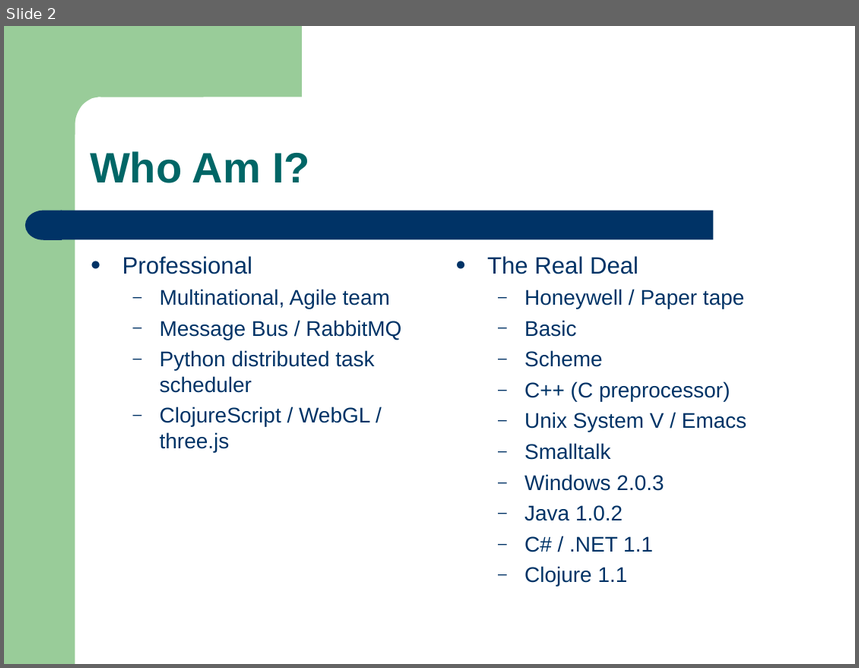
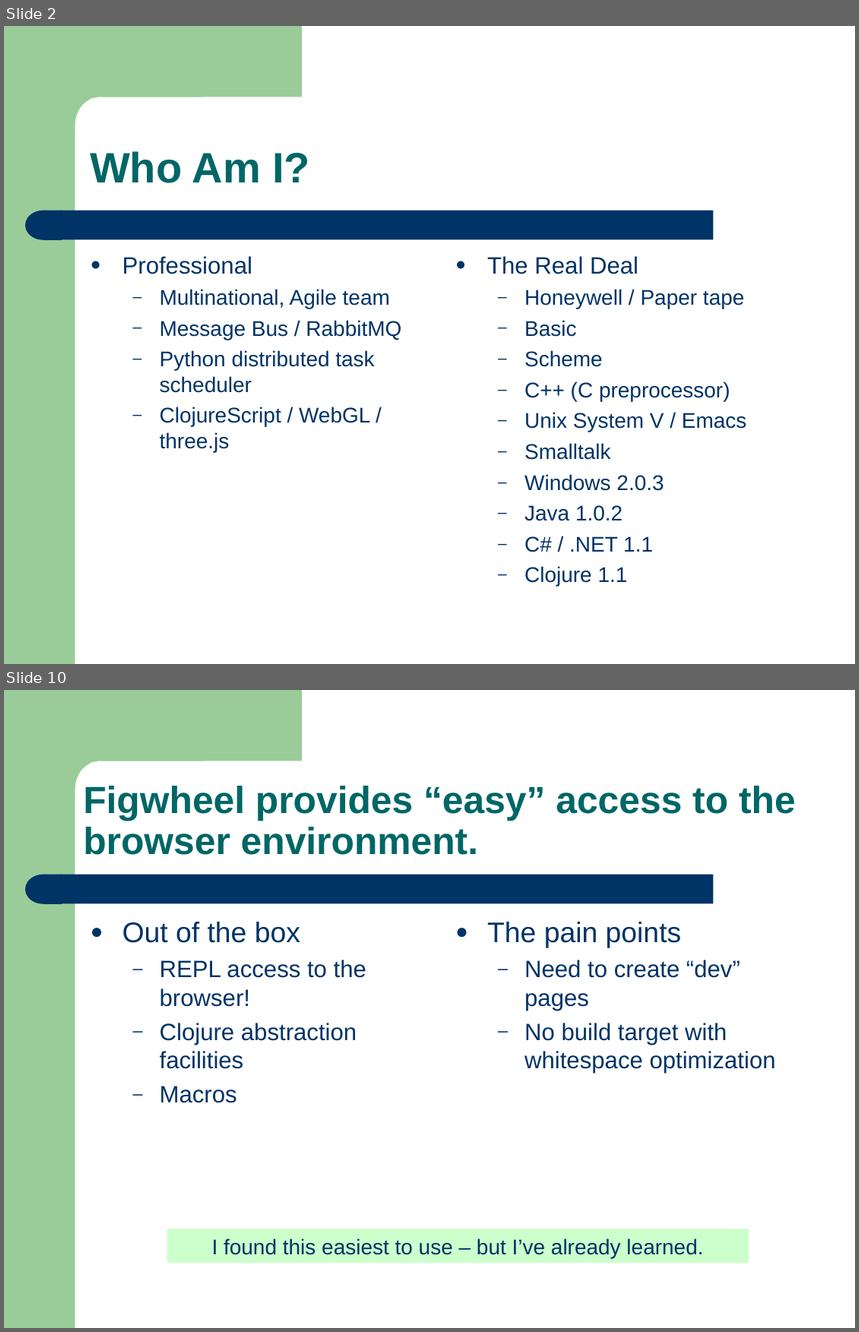
Before and after one commit to mrwizard82d1/yctiam, a slide deck: yctiam.ppt. Shown one above the other, each under a label of ours: slide 2 before the commit, slides 2 and 10 after it; the slides between them are not shown. The pictures are 859x668 and 859x1332 pixels, drawn with LibreOffice and Linux fonts; fonts in the diff are those of the drawing. Boxes give left, top, right and bottom in pixels: in the first picture for what was removed or moved away, otherwise in the second. Text is boxed around its words. In the diff, an @@ line names an element or a change of style, - is before the commit and + after.

```diff
--- a/yctiam.ppt
+++ b/yctiam.ppt
@@ slide 10 added at bbox=[4, 690, 855, 1328], background #FFFFFF; not listed: 4 template elements that a slide beside it also shows @@
@@ title added at bbox=[83, 786, 796, 855], 32 pt, text #006666, bold @@
+Figwheel provides “easy” access to the browser environment.
@@ text added at bbox=[123, 922, 367, 1103], 20 pt, text #003366 @@
+● Out of the box
+  – REPL access to the browser!
+  – Clojure abstraction facilities
+  – Macros
@@ text added at bbox=[487, 922, 776, 1073], 20 pt, text #003366 @@
+● The pain points
+  – Need to create “dev” pages
+  – No build target with whitespace optimization
@@ rectangle added at bbox=[167, 1229, 749, 1263], fill #CCFFCC, 18 pt, text #003366 @@
+I found this easiest to use – but I’ve already learned.
```
Also in this commit, not shown: 8 slides changed, 3 other slides added, 3 slides removed.
